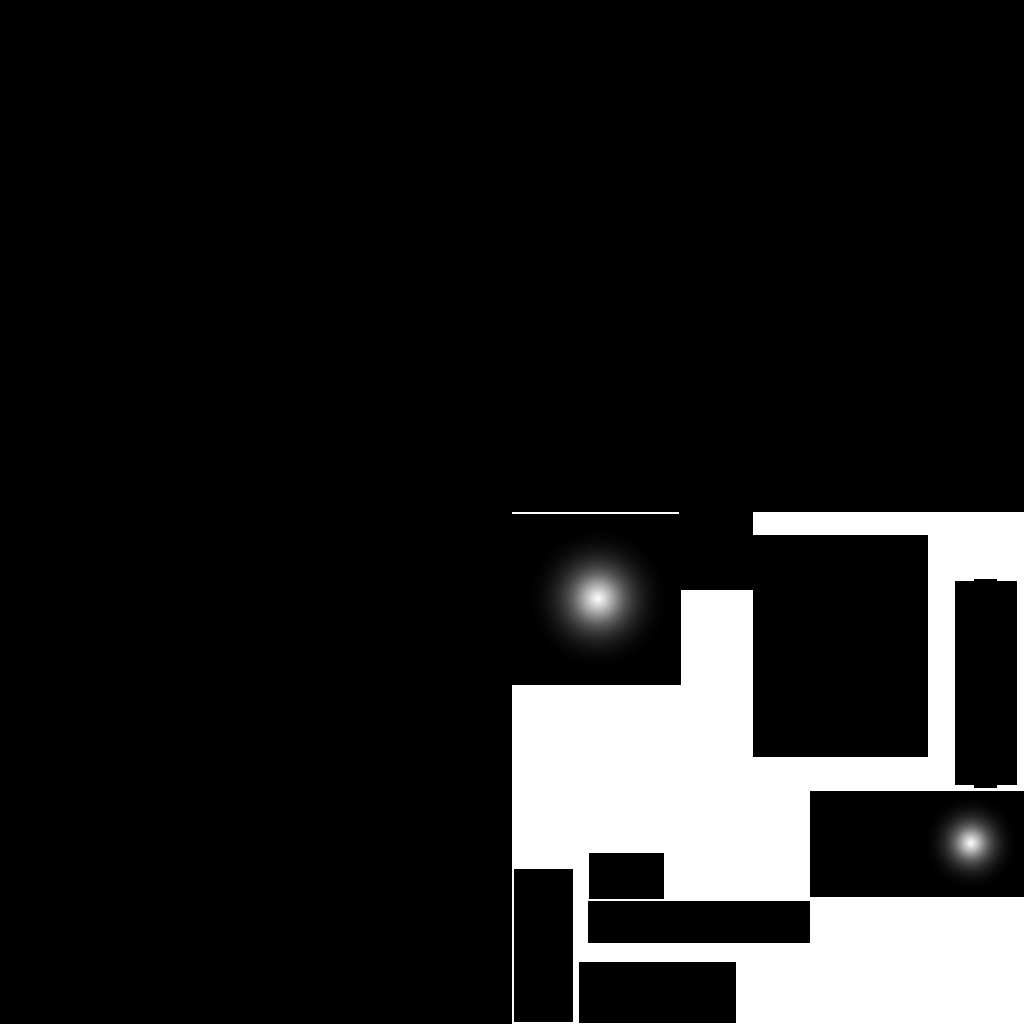
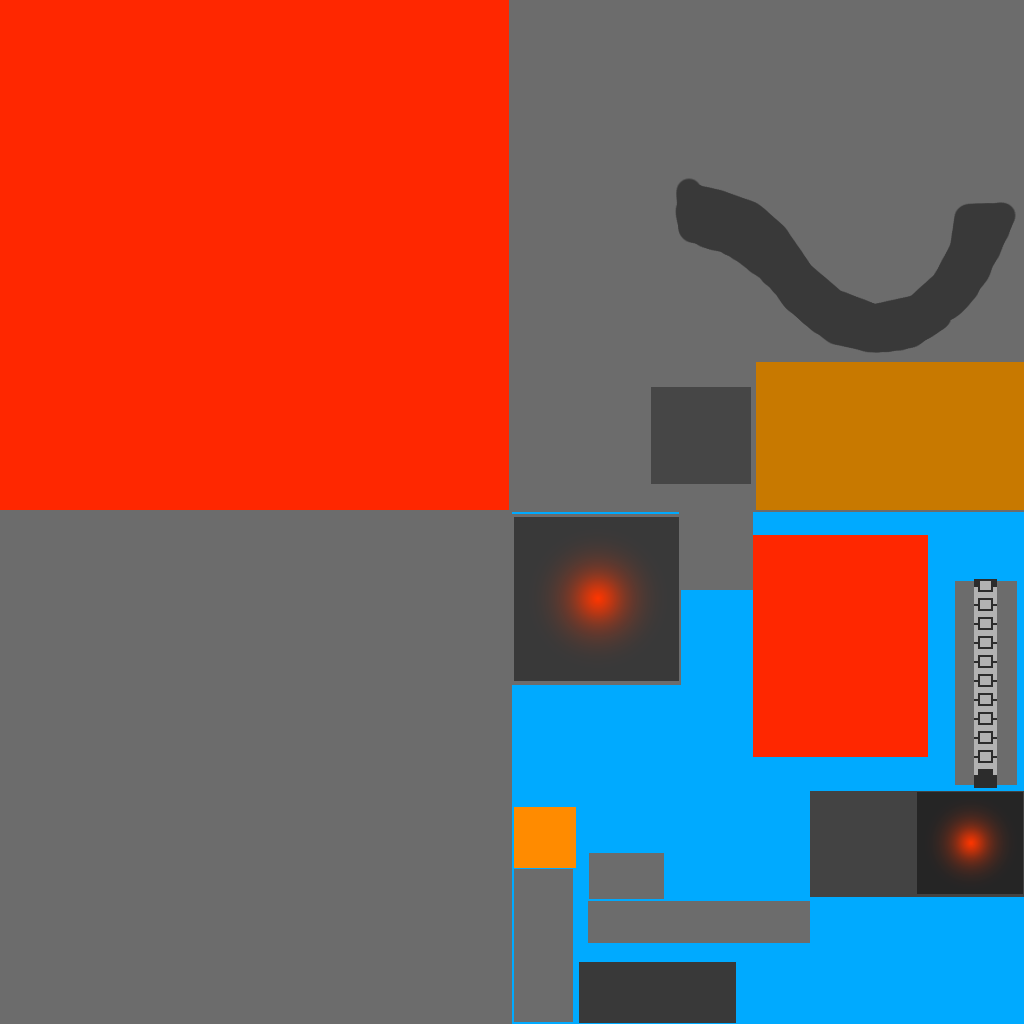
The second 1024px x 1024px image is a revision of the first. Changes to its layers:
hid group "EMISSIVE" (4 layers) over [0, 0, 1024, 1024]
added layer "Hoses copy" above "Shell" over [675, 178, 1016, 353]
painted on "Shell" over [676, 175, 1017, 361]
painted on "Detailing 1" over [514, 807, 576, 868]
added layer "Smasher 1" in group "Red" over [514, 807, 576, 868]
showed group "Blue" (3 layers) over [0, 0, 1024, 1024]
renamed "Detailing 2" to "Smasher 2", showed it, moved it into group "Blue" over [514, 807, 576, 868]
